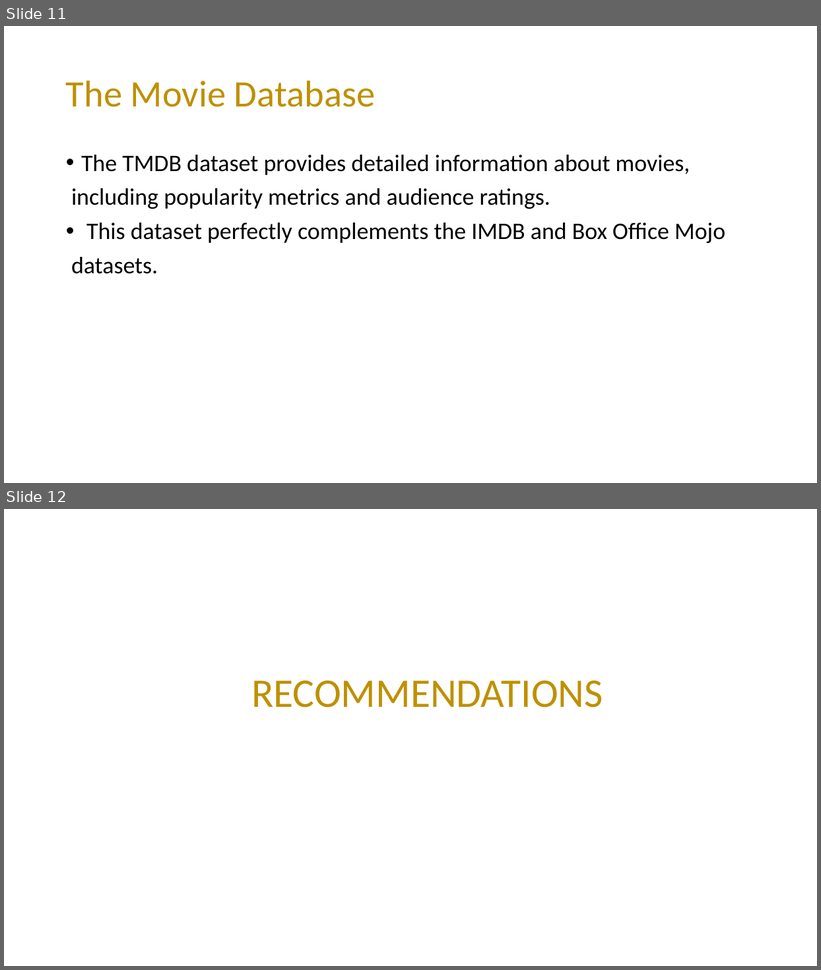
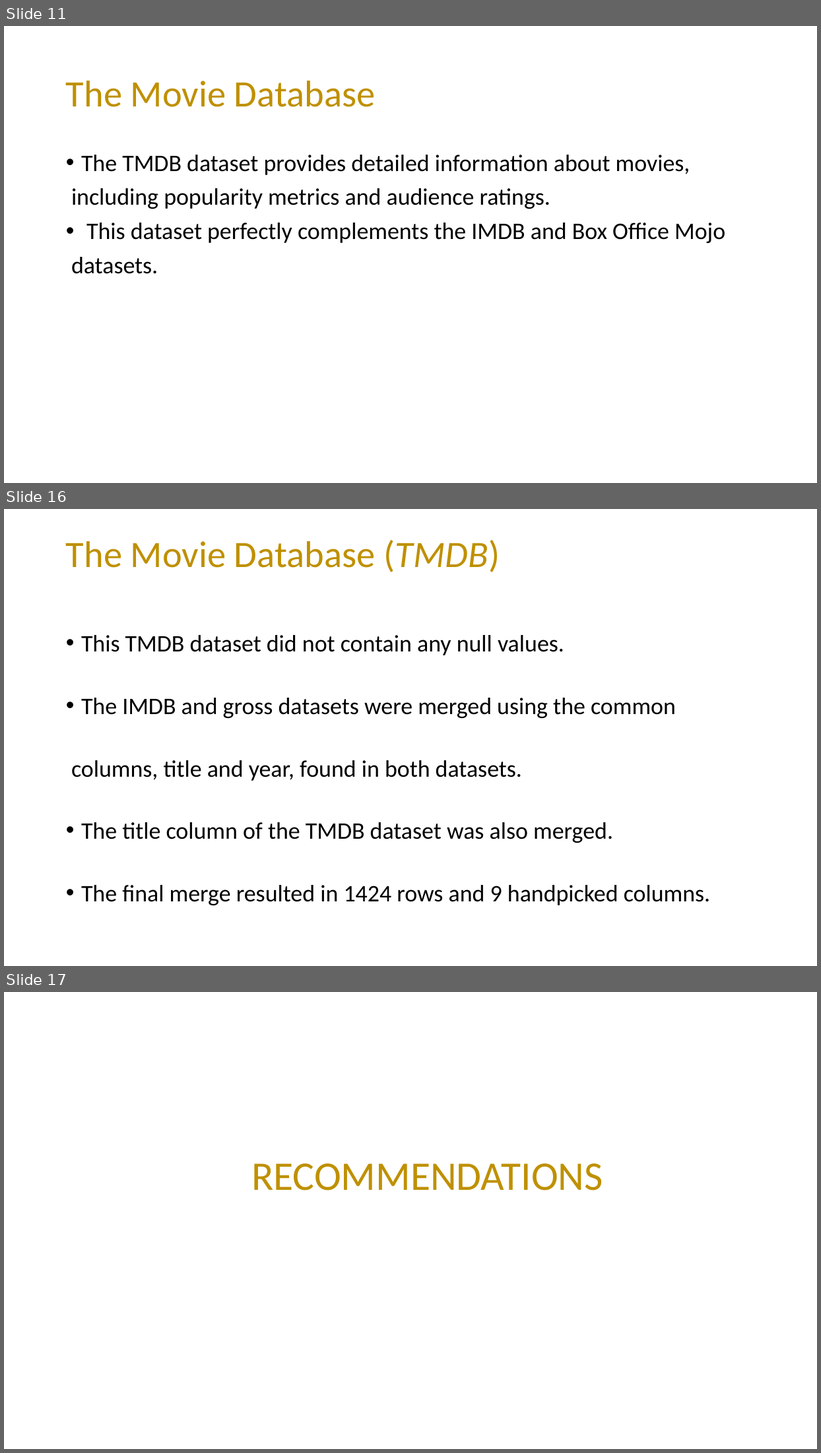
Before and after one commit to mading225/GROUP-6-PROJECT-, a slide deck: project.pptx. Shown one above the other, each under a label of ours: slides 11 and 12 before the commit, slides 11, 16 and 17 after it; the slides between them are not shown. The pictures are 821x970 and 821x1453 pixels, drawn with LibreOffice and Linux fonts; fonts in the diff are those of the drawing. Boxes give left, top, right and bottom in pixels: in the first picture for what was removed or moved away, otherwise in the second. Text is boxed around its words. In the diff, an @@ line names an element or a change of style, - is before the commit and + after.

```diff
--- a/project.pptx
+++ b/project.pptx
@@ slide 16 added at <box>4,509,817,966</box>, background #FFFFFF @@
@@ title added at <box>66,540,500,572</box>, 44 pt, text #BF9000 @@
+The Movie Database (TMDB)
@@ text added at <box>71,635,710,906</box>, 28 pt, text #000000 @@
+• This TMDB dataset did not contain any null values.
+• The IMDB and gross datasets were merged using the common
+columns, title and year, found in both datasets.
+• The title column of the TMDB dataset was also merged.
+• The final merge resulted in 1424 rows and 9 handpicked columns.
@@ what was slide 12 is now slide 17 @@
```
Also in this commit, not shown: 2 slides changed, 4 other slides added.
